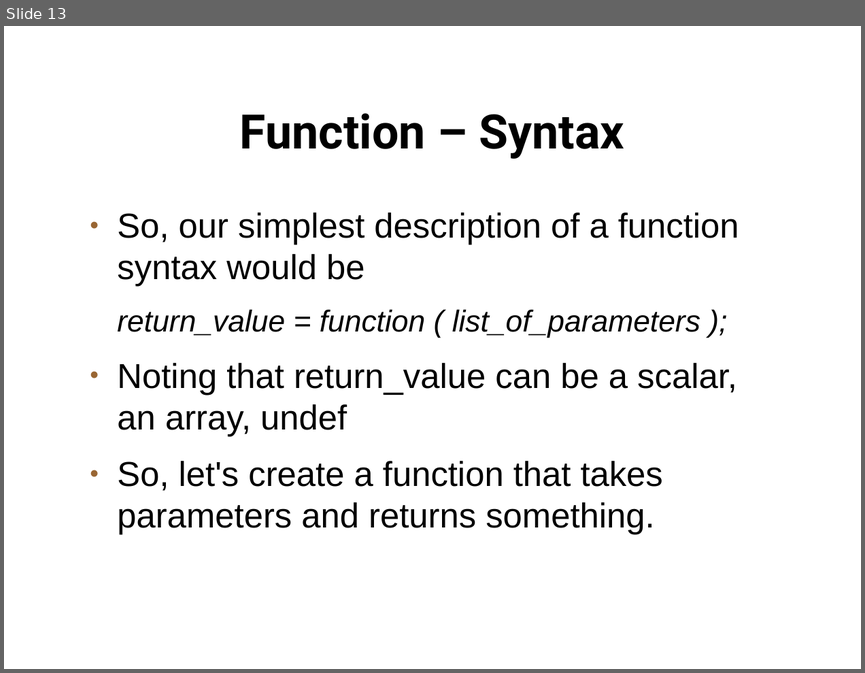
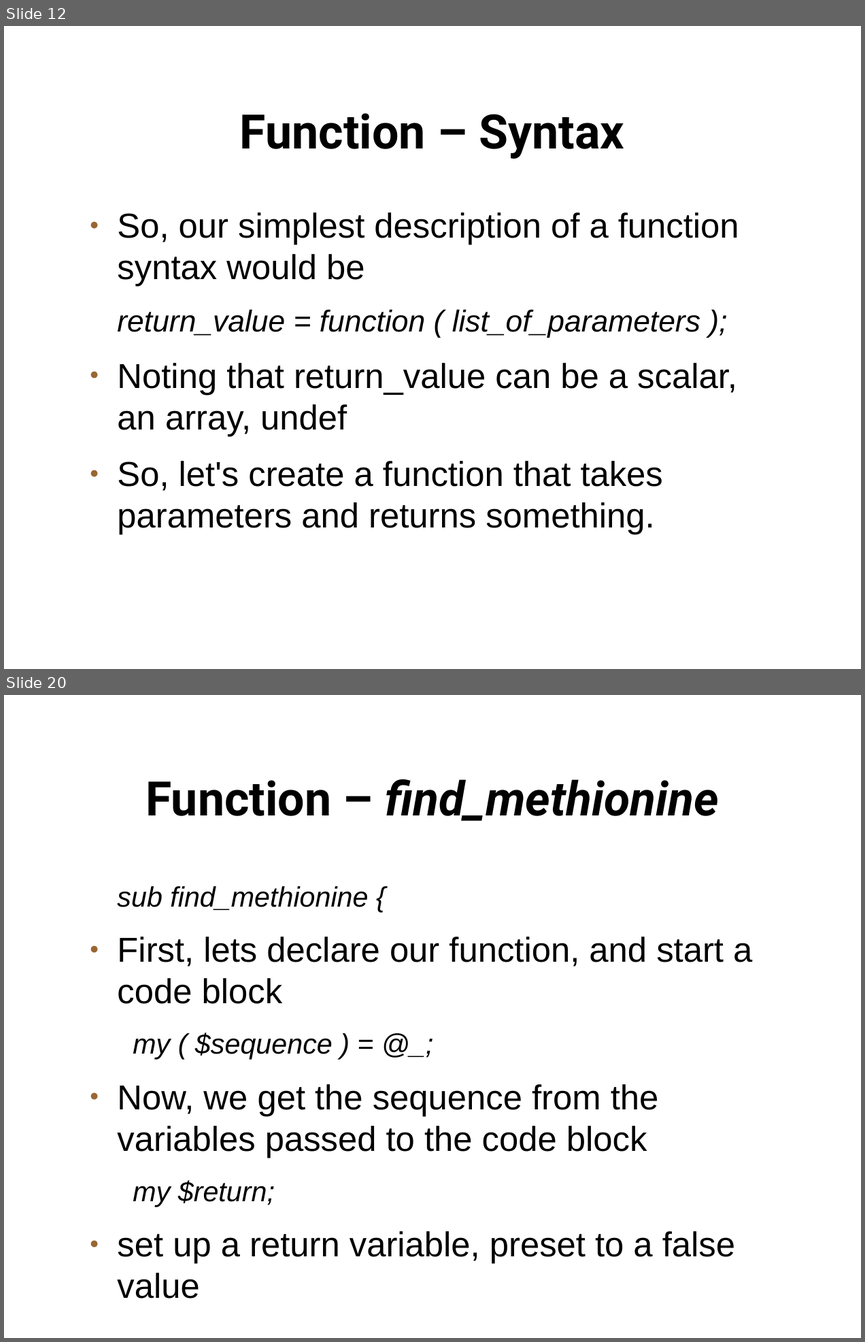
Before and after one commit to setitesuk/presentations, a slide deck: perl_course/08-functions/functions.odp. Shown one above the other, each under a label of ours: slide 13 before the commit, slides 12 and 20 after it; the slides between them are not shown. The pictures are 865x673 and 865x1342 pixels, drawn with LibreOffice and Linux fonts; fonts in the diff are those of the drawing; background and template pictures are left out. Boxes give left, top, right and bottom in pixels: in the first picture for what was removed or moved away, otherwise in the second. Text is boxed around its words. In the diff, an @@ line names an element or a change of style, - is before the commit and + after.

Commit message:
functions slides

```diff
--- a/perl_course/08-functions/functions.odp
+++ b/perl_course/08-functions/functions.odp
@@ slide 20 added at box(4, 695, 861, 1338), background picture (left out) @@
@@ title added at box(145, 779, 719, 821), 44 pt, text #000000, bold, italic @@
+Function – find_methionine
@@ text added at box(117, 886, 752, 1298), 32 pt, text #000000 @@
+sub find_methionine {
+● First, lets declare our function, and start a code block
+my ( $sequence ) = @_;
+● Now, we get the sequence from the variables passed to the code block
+my $return;
+● set up a return variable, preset to a false value
@@ what was slide 13 is now slide 12 @@
```
Also in this commit, not shown: 1 slide changed, 29 other slides added, 1 slide removed, 5 other files.
